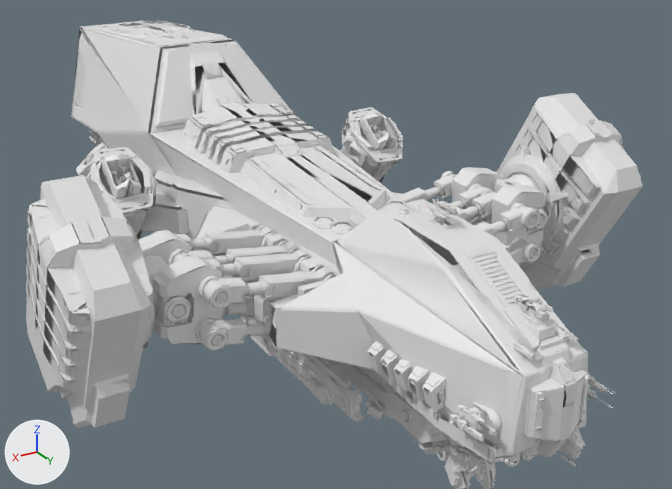
Before and after pictures for a commit that changed the glTF model assets/ships/Reclaimer.gltf.
Rendered twice from a 50 mm lens placed at (5.7, 11.6, 4.84), pointed at (-0.82, 0.74, -0.59). The axes (+X, +Y, +Z) are drawn at lower left. The lights are the same throughout. Where no turn or scale is listed for an object, it has been applied to the vertices. Vertices at the same position are counted once.

Names of what the first picture shows: 'reclaimer'.
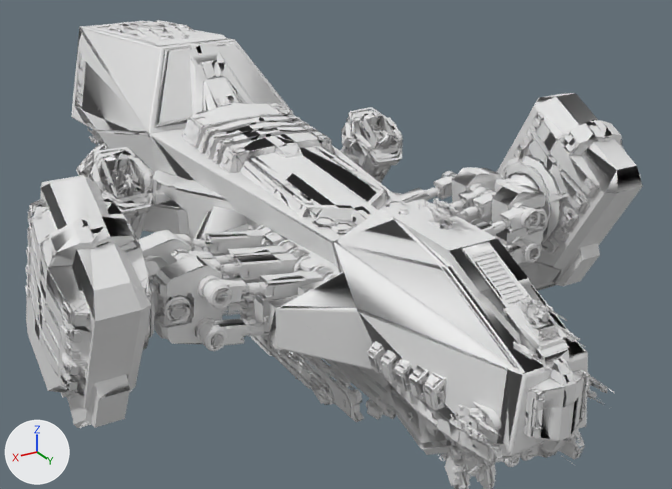
The newer file is also rescaled (x1.059) as a whole; pictures and numbers use the older file's frame.

Changed parts and their boxes (x1, y1, x2, y2) in the pictures (672 x 489 px; the box of a moved part takes in the faces that stretch with it):
```json
{"object": "reclaimer", "change": "reshaped", "before": [26, 20, 643, 489], "after": [25, 20, 643, 489]}
{"part": 1, "of": "me_reclaimer", "change": "deleted", "before": [43, 153, 551, 460]}
{"part": 2, "of": "me_reclaimer", "change": "moved or reshaped", "before": [26, 26, 626, 483], "after": [25, 21, 622, 489]}
```

Scene script edits in JSON lines:
```json
{"block": "me_reclaimer", "where": "# used by ob_reclaimer; location = (0.0, 0.0, 0.0)"}
{"op": "remove", "block": "me_reclaimer", "code": "me_reclaimer.from_pydata(...)  # 48545 vertices, 56114 faces; spans x -3.88..3.88, y -6.47..6.37, z -2.04..2.03"}
{"op": "add", "block": "me_reclaimer", "code": "me_reclaimer.from_pydata(...)  # 44266 vertices, 35369 faces; spans x -3.88..3.88, y -6.47..6.38, z -2.04..2.04"}
{"block": "me_reclaimer", "change": "me_reclaimer part 1: 79 loose pieces with 1089 vertices, spanning x -3.87..3.87, y -5.36..5.93, z -1.68..1.33, are deleted"}
{"block": "me_reclaimer", "change": "me_reclaimer part 2: 700 vertices moved within x -3.88..3.88, y -6.43..6.34, z -1.79..2.02; 20672 vertices removed from x -3.88..3.88, y -6.46..6.37, z -2.0..2.03; 17482 vertices added at x -3.88..3.88, y -6.46..6.38, z -2.04..2.04"}
```
